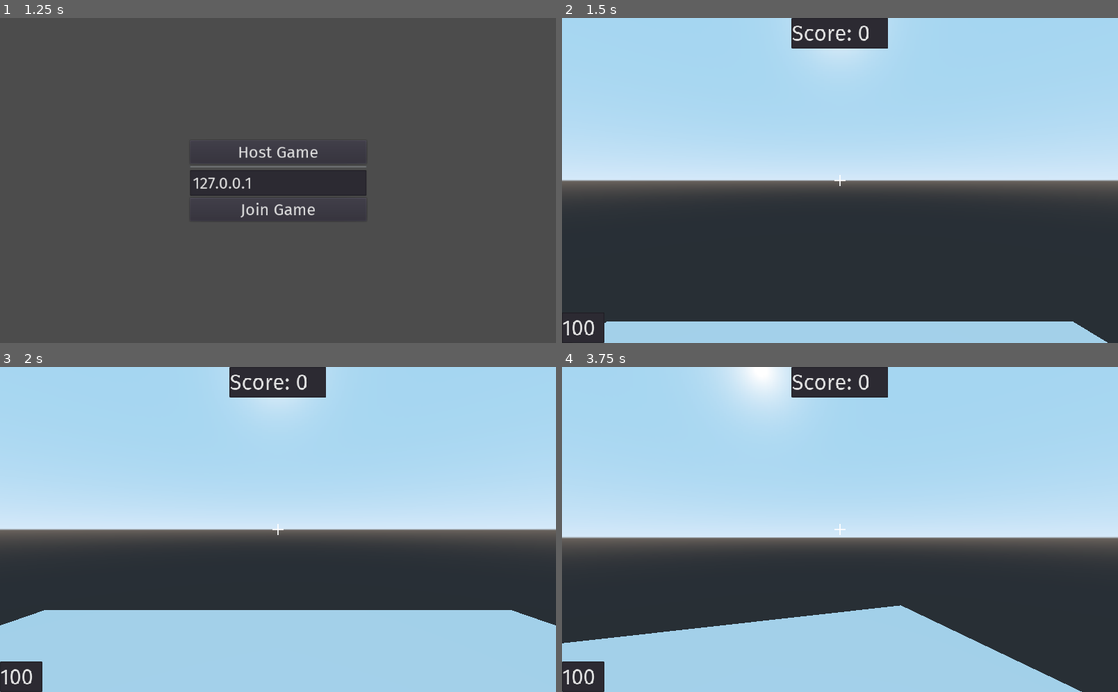
Above: before the commit, frames 1-4 (two rows, left to right).
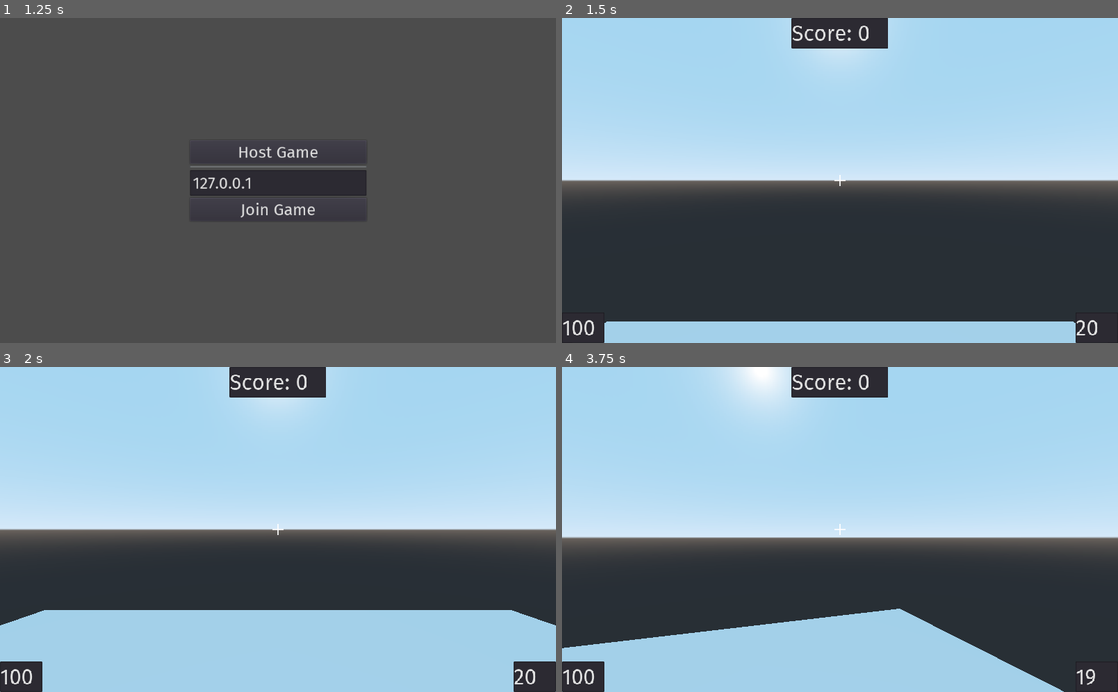
Above: after the commit, the same moments.

Repository: Linko-3D/Godot-Simple-Multiplayer-FPS
Game: Godot game, scene res://scenes/Lobby.tscn
The game is run twice, just before and just after one commit, with the same random seed, the same clock (stepped at 60 frames per second) and the same inputs.
Inputs (mouse positions are in pixels of both pictures, inside the frame that each line leads up to):
- Up to frame 1 (1.25 s): tap Enter (ui_accept) at 0.5, 0.77 s; move the mouse to (400, 164) at 0.52 s; press the mouse at (400, 164) at 0.53 s; hold D (right) from 0.53 s (still down); tap Shift (sprint, bound only after the commit) at 0.8 s
- Up to frame 2 (1.5 s): release D (right) at 1.25 s; release the mouse at (962, 164) at 1.25 s; click "Host Game" at 1.25 s
- Up to frame 3 (2 s): no input
- Up to frame 4 (3.75 s): move the mouse to (728, 545) at 2.02 s; hold S (backward) 2.03-2.78 s; tap Shift (sprint, bound only after the commit) at 2.1, 3.05, 3.6 s; tap Enter (ui_accept) at 2.27 s; click (728, 545) at 2.3 s; move the mouse to (851, 523) at 2.77 s; press the mouse at (851, 523) at 2.78 s; hold W (forward) from 2.78 s (still down); move the mouse to (834, 536) at 3.52 s; release the mouse at (834, 536) at 3.53 s

Frame 1 is identical in both runs. In frame 2, 0.2% of the frame differs, in the area x 92-99%, y 92-100%; in frame 3, 0.7%; in frame 4, 1.4%, in the area x 0-96%, y 73-100%.

Commit message:
ammopack

Diff:
--- a/project.godot
+++ b/project.godot
@@ -65,6 +65,11 @@
 "events": [ Object(InputEventKey,"resource_local_to_scene":false,"resource_name":"","device":0,"alt":false,"shift":false,"control":false,"meta":false,"command":false,"pressed":false,"scancode":77,"unicode":0,"echo":false,"script":null)
  ]
 }
+sprint={
+"deadzone": 0.5,
+"events": [ Object(InputEventKey,"resource_local_to_scene":false,"resource_name":"","device":0,"alt":false,"shift":false,"control":false,"meta":false,"command":false,"pressed":false,"scancode":16777237,"unicode":0,"echo":false,"script":null)
+ ]
+}
 
 [rendering]
 
--- a/scenes/AmmoPack.tscn
+++ b/scenes/AmmoPack.tscn
@@ -19,4 +19,9 @@
 [node name="CollisionShape" type="CollisionShape" parent="."]
 transform = Transform( 1, 0, 0, 0, 1, 0, 0, 0, 1, 0, 1, 0 )
 shape = SubResource( 2 )
+
+[node name="Timer" type="Timer" parent="."]
+wait_time = 2.0
+one_shot = true
 [connection signal="body_entered" from="." to="." method="_on_AmmoPack_body_entered"]
+[connection signal="timeout" from="Timer" to="." method="_on_Timer_timeout"]
--- a/scenes/Map.tscn
+++ b/scenes/Map.tscn
@@ -1,4 +1,6 @@
-[gd_scene format=2]
+[gd_scene load_steps=2 format=2]
+
+[ext_resource path="res://scenes/AmmoPack.tscn" type="PackedScene" id=1]
 
 [node name="Map" type="Spatial"]
 
@@ -13,3 +15,6 @@
 
 [node name="Camera" type="Camera" parent="."]
 transform = Transform( 1, 0, 0, 0, 0.965926, 0.258819, 0, -0.258819, 0.965926, 0, 3, 12 )
+
+[node name="AmmoPack" parent="." instance=ExtResource( 1 )]
+transform = Transform( 1, 0, 0, 0, 1, 0, 0, 0, 1, 0, 0, 6 )
--- a/scenes/Player.tscn
+++ b/scenes/Player.tscn
@@ -25,7 +25,9 @@
 [sub_resource type="Theme" id=5]
 default_font = SubResource( 4 )
 
-[node name="Player" type="KinematicBody"]
+[node name="Player" type="KinematicBody" groups=[
+"Player",
+]]
 script = ExtResource( 1 )
 
 [node name="CollisionShape" type="CollisionShape" parent="."]
@@ -82,6 +84,18 @@
 margin_right = 78.0
 text = "100"
 
+[node name="Ammo" type="TextEdit" parent="HUD"]
+anchor_left = 1.0
+anchor_top = 1.0
+anchor_right = 1.0
+anchor_bottom = 1.0
+margin_left = -78.0
+margin_top = -56.0
+text = "20"
+__meta__ = {
+"_edit_use_anchors_": false
+}
+
 [node name="Score" type="TextEdit" parent="HUD"]
 anchor_left = 0.5
 anchor_right = 0.5
--- a/scripts/AmmoPack.gd
+++ b/scripts/AmmoPack.gd
@@ -2,7 +2,6 @@
 
 var picked = false
 puppet var puppet_picked = false
-
 
 func _ready():
 	set_network_master(1)
@@ -13,11 +12,21 @@
 	else:
 		picked = puppet_picked
 
+	rotate_y(-0.025)
+
 	if picked:
 		visible = false
 		$CollisionShape.disabled = true
+	else:
+		visible = true
+		$CollisionShape.disabled = false
+	print($Timer.time_left)
 
 func _on_AmmoPack_body_entered(body):
 	if body.is_in_group("Player"):
+		picked = true
 		body.ammo = body.max_ammo
-		picked = true
+		$Timer.start()
+
+func _on_Timer_timeout():
+	picked = false
--- a/scripts/Player.gd
+++ b/scripts/Player.gd
@@ -1,12 +1,16 @@
 extends KinematicBody
 
 var movement = Vector3()
+
 var speed = 10
+var walk_speed = 10
+var sprint_speed = 15
+
 var jump_force = 6.5
 
 var health = 100
 var max_ammo = 20
-var ammo = max_ammo
+var ammo = 20
 var score = 0
 
 var can_shoot = true
@@ -27,7 +31,7 @@
 
 func _physics_process(delta):
 	if is_network_master():
-#		$HUD/Ammo.text = str(ammo)
+		$HUD/Ammo.text = str(ammo)
 
 		$HUD/Health.text = str(health)
 		$HUD/Score.text = "Score: " + str(score)
@@ -35,6 +39,10 @@
 		if health <= 0:
 			rpc("respawn")
 
+		if Input.is_action_pressed("sprint"):
+			speed = sprint_speed
+		else:
+			speed = walk_speed
 
 		var direction_2D = Vector2()
 		direction_2D.y = Input.get_action_strength("backward") - Input.get_action_strength("forward")
@@ -70,25 +78,25 @@
 				$Camera.rotation_degrees.x = clamp($Camera.rotation_degrees.x, -90, 90)
 
 func other_abilities():
-	if Input.is_action_pressed("shoot"):
+	if Input.is_action_just_pressed("shoot"):
+		if Input.get_mouse_mode() == Input.MOUSE_MODE_CAPTURED:
+			if can_shoot and ammo > 0:
+				ammo -= 1
+				can_shoot = false
+				$FireRate.start()
+				rpc("shoot", $Camera/BulletPosition.global_transform, $Camera/BulletPosition.global_transform.basis.z)
+				rpc("shoot_light")
+
+				if $Camera/RayCast.is_colliding():
+					var target = $Camera/RayCast.get_collider()
+
+					rpc("impact", $Camera/RayCast.get_collision_point() )
+
+					if target.has_method("damaged"):
+						target.rpc("damaged")
+						if target.health == 0:
+							rpc("scored")
 		Input.set_mouse_mode(Input.MOUSE_MODE_CAPTURED)
-
-		if can_shoot and ammo > 0:
-			ammo -= 1
-			can_shoot = false
-			$FireRate.start()
-			rpc("shoot", $Camera/BulletPosition.global_transform, $Camera/BulletPosition.global_transform.basis.z)
-			rpc("shoot_light")
-
-			if $Camera/RayCast.is_colliding():
-				var target = $Camera/RayCast.get_collider()
-
-				rpc("impact", $Camera/RayCast.get_collision_point() )
-
-				if target.has_method("damaged"):
-					target.rpc("damaged")
-					if target.health == 0:
-						rpc("scored")
 
 	if Input.is_action_just_pressed("ui_cancel"):
 		Input.set_mouse_mode(Input.MOUSE_MODE_VISIBLE)
